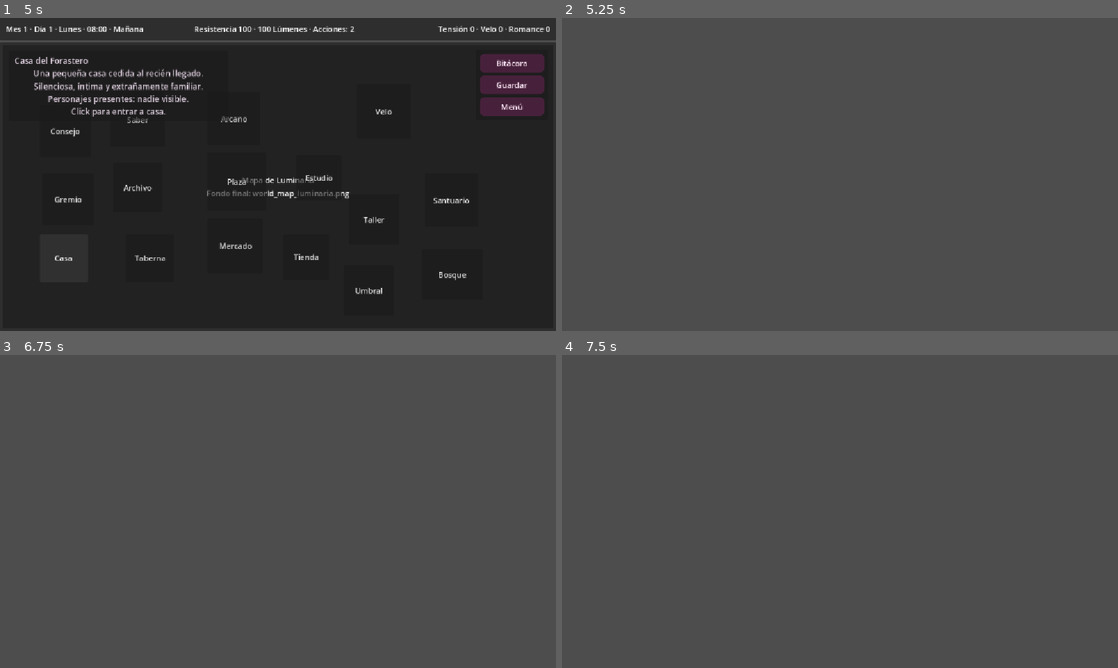
Above: before the commit, frames 1-4 (two rows, left to right).
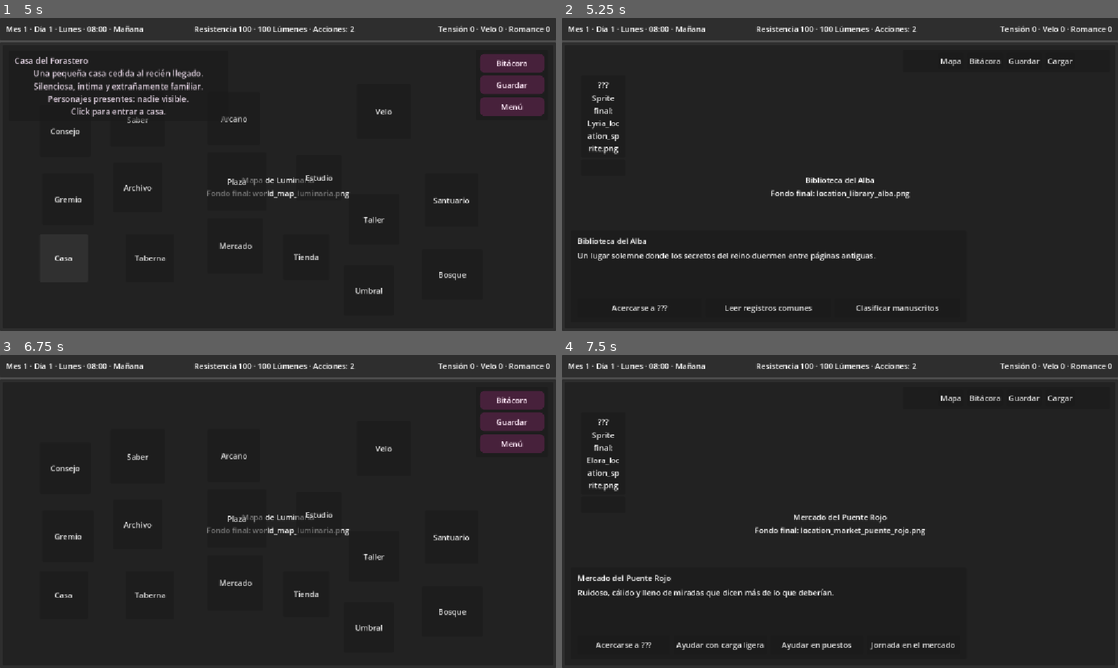
Above: after the commit, the same moments.

Repository: JoshSnowMex/isekai-novel
Game: Godot game, scene res://scenes/menu/MainMenu.tscn
The game is run twice, just before and just after one commit, with the same random seed, the same clock (stepped at 60 frames per second) and the same inputs.
Inputs (mouse positions are in pixels of both pictures, inside the frame that each line leads up to):
- Up to frame 1 (5 s): click "Nuevo juego" at 0.5 s; click "Forastero Sensible" at 1.25 s; click "Confirmar clase" at 2 s; click "Hombre" at 2.75 s; click "Comenzar" at 3.5 s; click "Casa" at 4.25 s
- Up to frame 2 (5.25 s): click "Saber" at 5 s
- Up to frame 3 (6.75 s): click (38, 448) at 5.77 s; click (389, 398) at 6.5 s, where only the run after the commit has a clickable "Mapa"
- Up to frame 4 (7.5 s): click (795, 583) at 7.25 s, where only the run after the commit has a clickable "Mercado"

Frame 1 is identical in both runs. In frame 2, 98% of the frame differs, in the area x 0-100%, y 0-100%; in frame 3, 98%; in frame 4, 98%.
Error before the commit: Parse Error: Function "get_scaled_character_size" has the same name as a previously declared function. (res://scenes/location/location_scene.gd:1262)

Commit message:
Update location_scene.gd

Diff:
--- a/scenes/location/location_scene.gd
+++ b/scenes/location/location_scene.gd
@@ -1258,29 +1258,6 @@
 	var npc: Dictionary = DataManager.get_npc(npc_id)
 	return str(npc.get("name", npc_id))
 
-
-func get_scaled_character_size() -> Vector2:
-	var scale_value: float = get_location_scale()
-	var size_value: Vector2 = CHARACTER_BASE_SIZE * scale_value
-
-	var min_width: float = 82.0
-	var min_height: float = 132.0
-
-	if location_layer.size.x >= 900:
-		min_width = 116.0
-		min_height = 184.0
-	elif location_layer.size.x >= 700:
-		min_width = 98.0
-		min_height = 158.0
-
-	return Vector2(
-		max(size_value.x, min_width),
-		max(size_value.y, min_height)
-	)
-
-func get_stable_character_position(npc_id: String, index: int, total: int, button_size: Vector2) -> Vector2:
-	return get_character_position(index, total, button_size)
-
 func clamp_character_position(position_value: Vector2, character_size: Vector2) -> Vector2:
 	var margin: float = 8.0
 	var max_x: float = max(margin, location_layer.size.x - character_size.x - margin)
@@ -1290,33 +1267,6 @@
 		clamp(position_value.x, margin, max_x),
 		clamp(position_value.y, margin, max_y)
 	)
-
-func get_character_position(index: int, total: int, button_size: Vector2) -> Vector2:
-	var reserved_bottom: float = get_bottom_panel_reserved_height()
-	var available_height: float = max(220.0, location_layer.size.y - reserved_bottom)
-
-	var base_x: float = 32.0
-	var gap_x: float = 28.0
-
-	var x: float = base_x + (float(index) * (button_size.x + gap_x))
-	var y: float = max(
-		58.0,
-		available_height - button_size.y - 8.0
-	)
-
-	var max_x: float = max(32.0, location_layer.size.x - button_size.x - 32.0)
-
-	return Vector2(
-		clamp(x, 32.0, max_x),
-		y
-	)
-
-func get_bottom_panel_reserved_height() -> float:
-	if location_layer.size.x < 760:
-		return 220.0
-
-	return 204.0
-
 
 func get_location_scale() -> float:
 	var safe_width: float = max(location_layer.size.x, 1.0)
